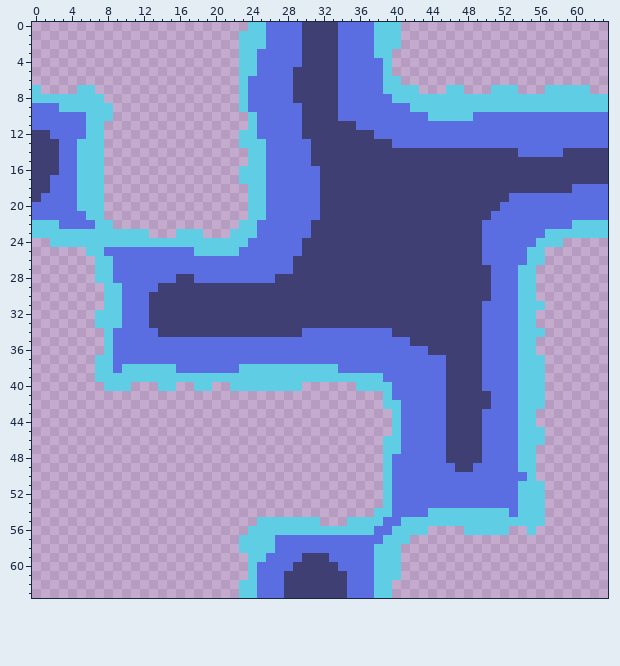
Pixel-art file -- asset_projects/aseprite/water_tile_set.aseprite. The picture above was drawn from the file before the commit.
64x64 pixels, 1 frame.
Now the later version:
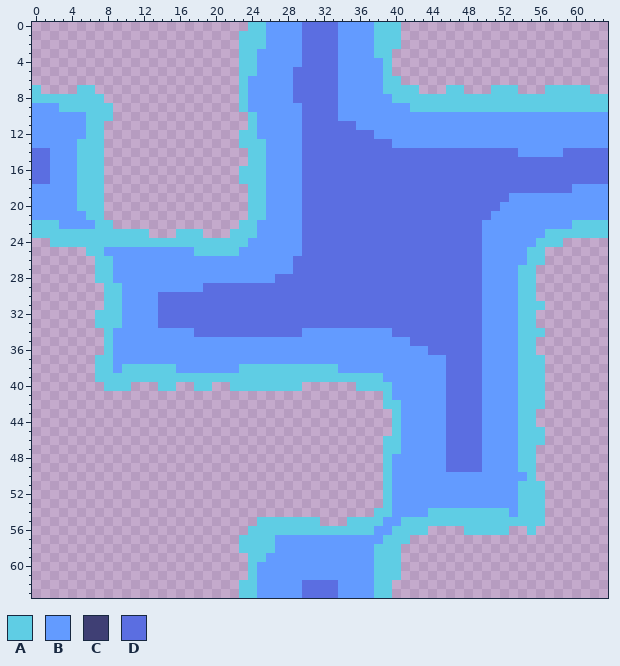
Palette (. is transparent): A #5fcde4  B #639bff  C #3f3f74  D #5b6ee1
The edit:
Changed rows in their new state; - is an unchanged pixel.
Layer "Layer 2":
first column x 0:
 0 --------------------------BBBBDDDDBBBB--------------------------
 1 --------------------------BBBBDDDDBBBB--------------------------
 2 --------------------------BBBBDDDDBBBB--------------------------
 3 -------------------------BBBBBDDDDBBBB--------------------------
 4 -------------------------BBBBBDDDDBBBBB-------------------------
 5 -------------------------BBBBDDDDDBBBBB-------------------------
 6 ------------------------BBBBBDDDDDBBBBB-------------------------
 7 ------------------------BBBBBDDDDDBBBBB-------------------------
 8 ------------------------BBBBBDDDDDBBBBBB------------------------
 9 BBB---------------------BBBBBBDDDDBBBBBBBB----------------------
10 BBBBBB-------------------BBBBBDDDDBBBBBBBBBBBBBBBBBBBBBBBBBBBBBB
11 BBBBBB-------------------BBBBBDDDDDDBBBBBBBBBBBBBBBBBBBBBBBBBBBB
12 BBBBBB-------------------BBBBBDDDDDDDDBBBBBBBBBBBBBBBBBBBBBBBBBB
13 BBBBB---------------------BBBB-DDDDDDDDDBBBBBBBBBBBBBBBBBBBBBBBB
14 DDBBB---------------------BBBB-DDDDDDDDDDDDDDDDDDDDDDDBBBBBDDDDD
15 DDBBB---------------------BBBB-DDDDDDDDDDDDDDDDDDDDDDDDDDDDDDDDD
16 DDBBB---------------------BBBB--DDDDDDDDDDDDDDDDDDDDDDDDDDDDDDDD
17 DDBBB---------------------BBBB--DDDDDDDDDDDDDDDDDDDDDDDDDDDDDDDD
18 BBBBB---------------------BBBB--DDDDDDDDDDDDDDDDDDDDDDDDDDDDBBBB
19 BBBBB---------------------BBBB--DDDDDDDDDDDDDDDDDDDDDBBBBBBBBBBB
20 BBBBB---------------------BBBB--DDDDDDDDDDDDDDDDDDDDBBBBBBBBBBBB
21 BBBBBB--------------------BBBB--DDDDDDDDDDDDDDDDDDDBBBBBBBBBBBBB
22 ---BBBB------------------BBBBB-DDDDDDDDDDDDDDDDDDDBBBBBBBBBB----
23 -------------------------BBBBB-DDDDDDDDDDDDDDDDDDDBBBBBBB-------
24 ------------------------BBBBBBDDDDDDDDDDDDDDDDDDDDBBBBBB--------
25 --------BBBBBBBBBB-----BBBBBBBDDDDDDDDDDDDDDDDDDDDBBBBB---------
26 ---------BBBBBBBBBBBBBBBBBBBBDDDDDDDDDDDDDDDDDDDDDBBBBB---------
27 ---------BBBBBBBBBBBBBBBBBBBBDDDDDDDDDDDDDDDDDDDDDBBBB----------
28 ---------BBBBBBBBBBBBBBBBBBDDDDDDDDDDDDDDDDDDDDDDDBBBB----------
29 ----------BBBBBBBBBDDDDDDDDDDDDDDDDDDDDDDDDDDDDDDDBBBB----------
30 ----------BBBBDDDDDDDDDDDDDDDDDDDDDDDDDDDDDDDDDDDDBBBB----------
31 ----------BBBBDDDDDDDDDDDDDDDDDDDDDDDDDDDDDDDDDDDDBBBB----------
32 ----------BBBBDDDDDDDDDDDDDDDDDDDDDDDDDDDDDDDDDDDDBBBB----------
33 ----------BBBBDDDDDDDDDDDDDDDDDDDDDDDDDDDDDDDDDDDDBBBB----------
34 ---------BBBBBBBBBDDDDDDDDDDDDBBBBBBBBBBDDDDDDDDDDBBBB----------
35 ---------BBBBBBBBBBBBBBBBBBBBBBBBBBBBBBBBBDDDDDDDDBBBB----------
36 ---------BBBBBBBBBBBBBBBBBBBBBBBBBBBBBBBBBBBDDDDDDBBBB----------
37 ---------BBBBBBBBBBBBBBBBBBBBBBBBBBBBBBBBBBBBBDDDDBBBB----------
38 ---------B------BBBBBBB-----------BBBBBBBBBBBBDDDDBBBB----------
39 ---------------------------------------BBBBBBBDDDDBBBB----------
40 ----------------------------------------BBBBBBDDDDBBBB----------
41 ----------------------------------------BBBBBBDDDDBBBB----------
42 -----------------------------------------BBBBBDDDDBBBB----------
43 -----------------------------------------BBBBBDDDDBBBB----------
44 -----------------------------------------BBBBBDDDDBBBB----------
45 -----------------------------------------BBBBBDDDDBBBB----------
46 -----------------------------------------BBBBBDDDDBBBB----------
47 -----------------------------------------BBBBBDDDDBBBB----------
48 ----------------------------------------BBBBBBDDDDBBBB----------
49 ----------------------------------------BBBBBB-DD-BBBB----------
50 ----------------------------------------BBBBBBBBBBBBBBB---------
51 ----------------------------------------BBBBBBBBBBBBBB----------
52 ----------------------------------------BBBBBBBBBBBBBB----------
53 ----------------------------------------BBBBBBBBBBBBBB----------
54 ----------------------------------------BBBB---------B----------
55 ---------------------------------------BB-----------------------
56 --------------------------------------BB------------------------
57 ---------------------------BBBBBBBBBBBB-------------------------
58 ---------------------------BBBBBBBBBBB--------------------------
59 --------------------------BBBBBBBBBBBB--------------------------
60 -------------------------BBBBBBBBBBBBB--------------------------
61 -------------------------BBBBBBBBBBBBB--------------------------
62 -------------------------BBBBBDDDDBBBB--------------------------
63 -------------------------BBBBBDDDDBBBB--------------------------
